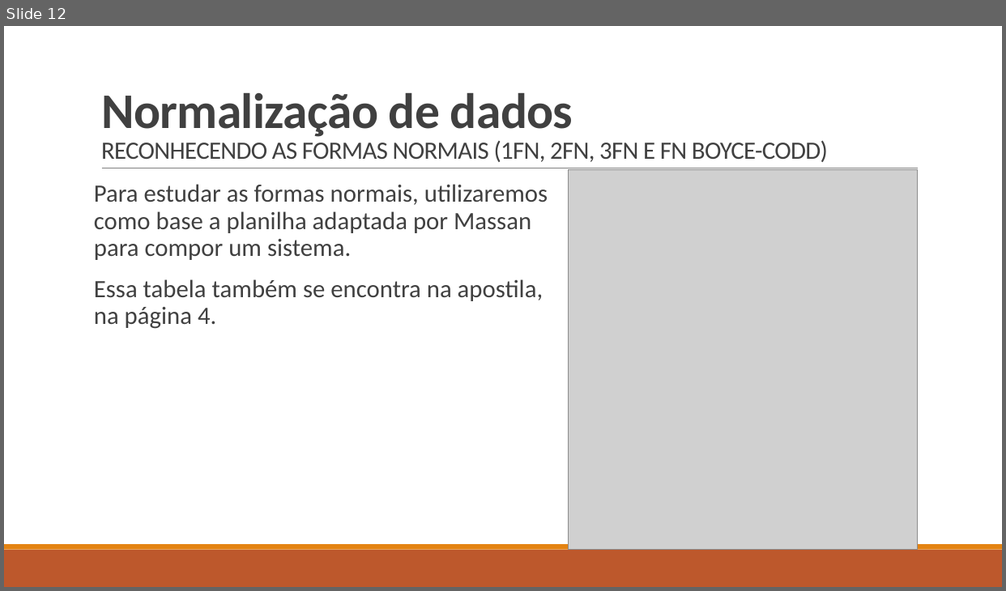
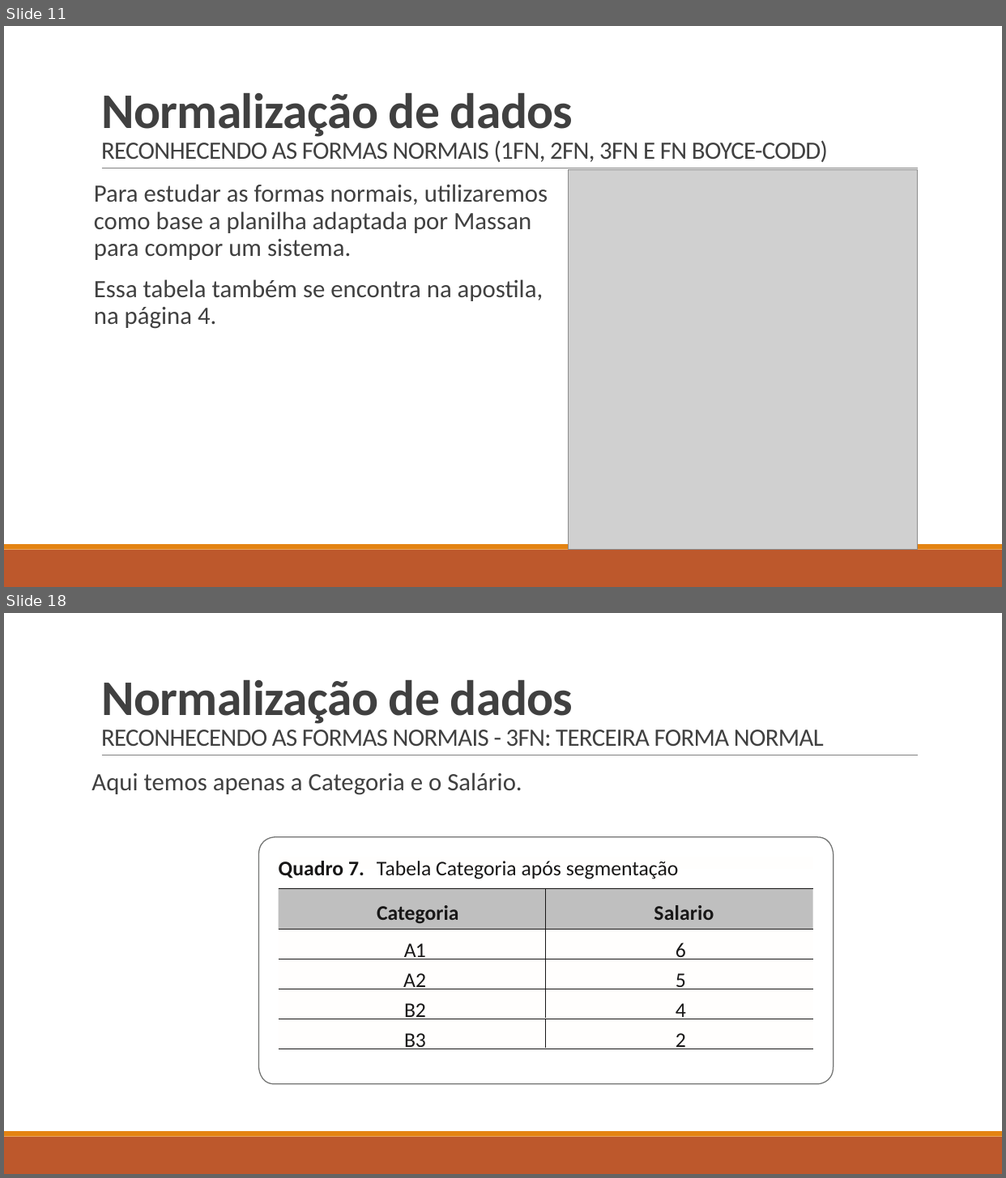
Before and after one commit to LucasHerculanoAmaro/Minhas-Aulas, a slide deck: Euripedes Simões de Paula/Banco de Dados/Aula 6/Normalização de dados.pptx. Shown one above the other, each under a label of ours: slide 12 before the commit, slides 11 and 18 after it; the slides between them are not shown. The pictures are 1006x591 and 1006x1178 pixels, drawn with LibreOffice and Linux fonts; fonts in the diff are those of the drawing; grey boxes stand for pictures. Boxes give left, top, right and bottom in pixels: in the first picture for what was removed or moved away, otherwise in the second. Text is boxed around its words. In the diff, an @@ line names an element or a change of style, - is before the commit and + after.

Commit message:
Adicionando aula 6 de Banco de Dados

```diff
--- a/Euripedes Simões de Paula/Banco de Dados/Aula 6/Normalização de dados.pptx
+++ b/Euripedes Simões de Paula/Banco de Dados/Aula 6/Normalização de dados.pptx
@@ slide 18 added at box(4, 613, 1002, 1174), background #FFFFFF; not listed: 3 template elements that a slide beside it also shows @@
@@ title added at box(101, 680, 824, 746), 24 pt, text #404040 @@
+Normalização de dados
+RECONHECENDO AS FORMAS NORMAIS - 3FN: TERCEIRA FORMA NORMAL
@@ text added at box(91, 773, 522, 795), 24 pt, text #404040 @@
+Aqui temos apenas a Categoria e o Salário.
@@ group added at box(258, 837, 833, 1084): 21 freeform shapes, 12 texts @@
+Categoria
+Salario
+A1
+6
+A2
+5
+B2
+4
+B3
+2
+Quadro 7.
+Tabela Categoria após segmentação
@@ what was slide 12 is now slide 11 @@
```
Also in this commit, not shown: 1 slide changed, 7 other slides added, 1 slide removed, 9 other files.
